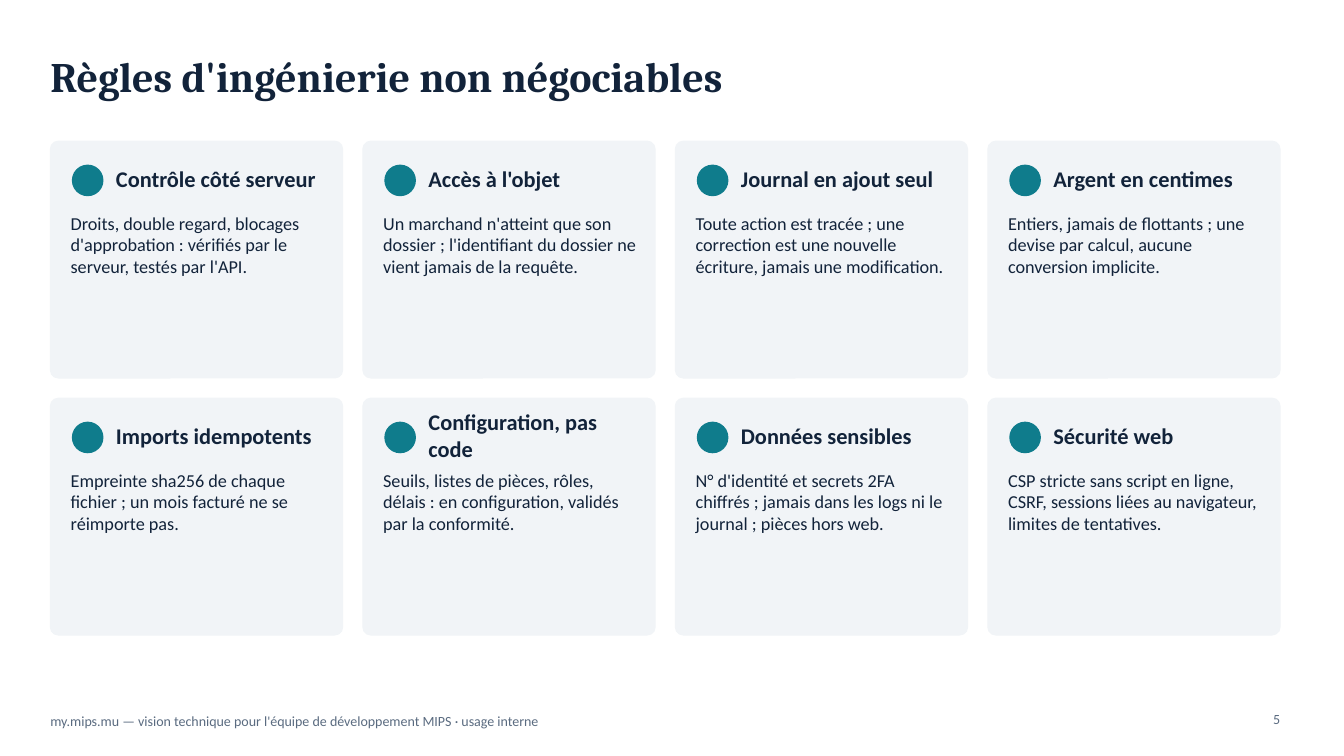
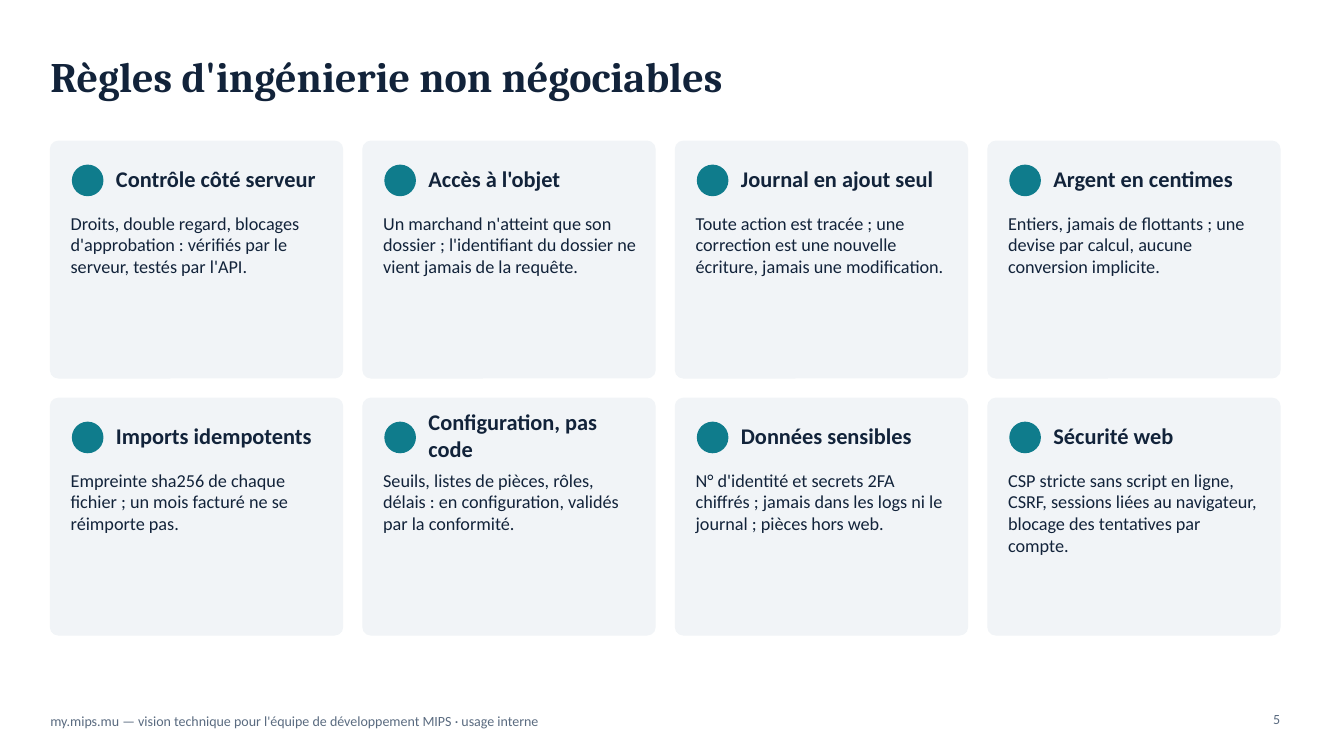
Before and after one commit to fmassonmips/mips-platform, a slide deck: slide 5 of outputs/recap/MIPS-vision-developpeurs.pptx. Drawn at 1344x756 pixels with LibreOffice and Linux fonts; fonts in the diff are those of the drawing. Boxes give left, top, right and bottom in pixels: in the first picture for what was removed or moved away, otherwise in the second. Text is boxed around its words. In the diff, an @@ line names an element or a change of style, - is before the commit and + after.

```diff
--- a/outputs/recap/MIPS-vision-developpeurs.pptx
+++ b/outputs/recap/MIPS-vision-developpeurs.pptx
@@ text at <box>1008,474,1257,555</box>: text changed @@
-CSP stricte sans script en ligne, CSRF, sessions liées au navigateur, limites de tentatives.
+CSP stricte sans script en ligne, CSRF, sessions liées au navigateur, blocage des tentatives par compte.
```
Also in this commit, not shown: 1 other slide changed, 2 slides added.
